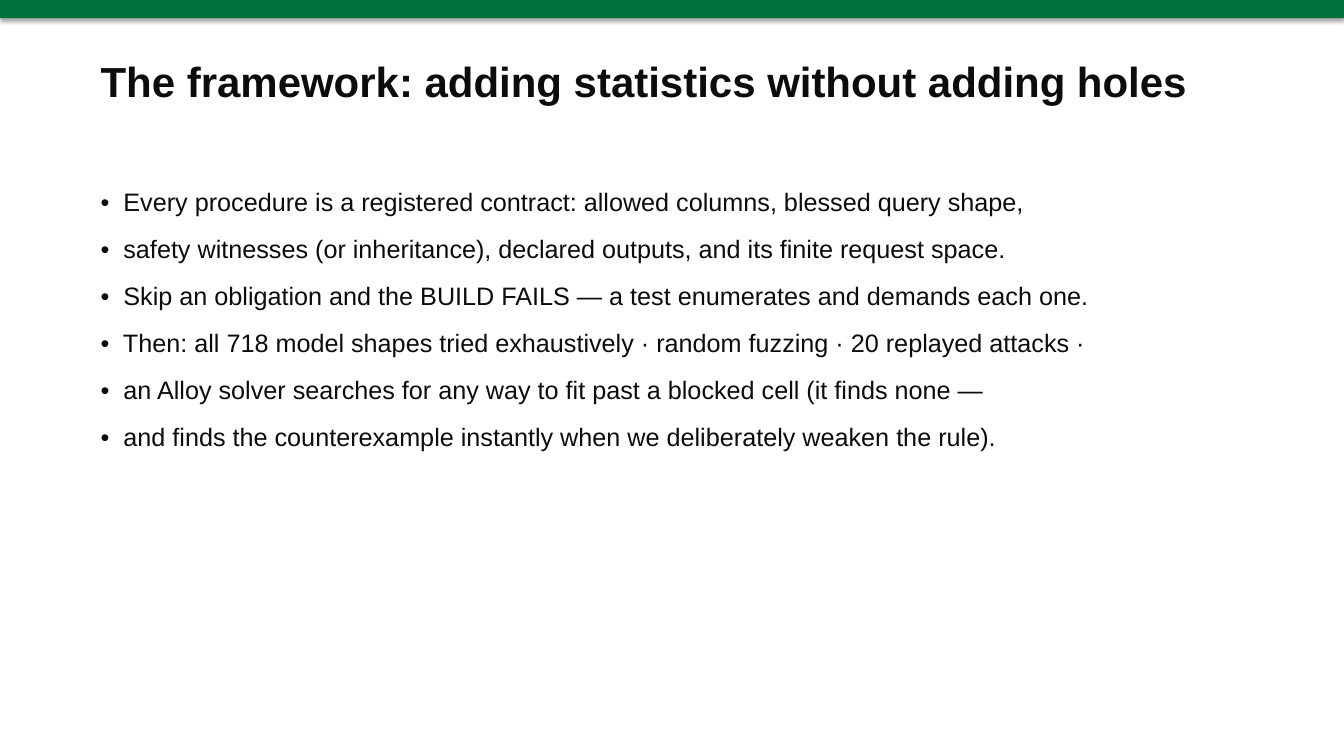
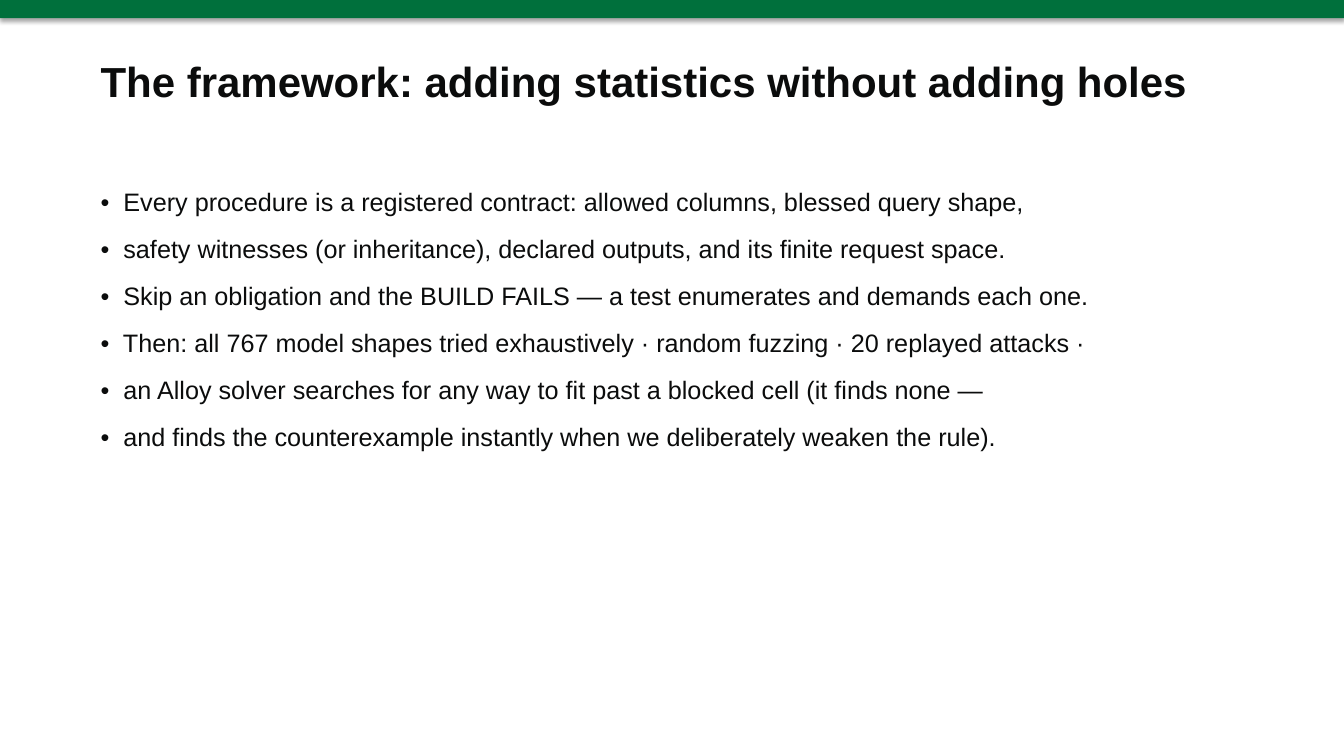
Before and after one commit to wadelab/safe-tre-agent, a slide deck: slide 8 of artifacts/ELIF.ppt. Drawn at 1344x756 pixels with LibreOffice and Linux fonts; fonts in the diff are those of the drawing. Boxes give left, top, right and bottom in pixels: in the first picture for what was removed or moved away, otherwise in the second. Text is boxed around its words. In the diff, an @@ line names an element or a change of style, - is before the commit and + after.

```diff
--- a/artifacts/ELIF.ppt
+++ b/artifacts/ELIF.ppt
@@ text at <box>123,333,1069,358</box>: text changed @@
-• Then: all 718 model shapes tried exhaustively · random fuzzing · 20 replayed attacks ·
+• Then: all 767 model shapes tried exhaustively · random fuzzing · 20 replayed attacks ·
```
Also in this commit, not shown: 1 other slide changed, 1 slide added, 2 other files.
